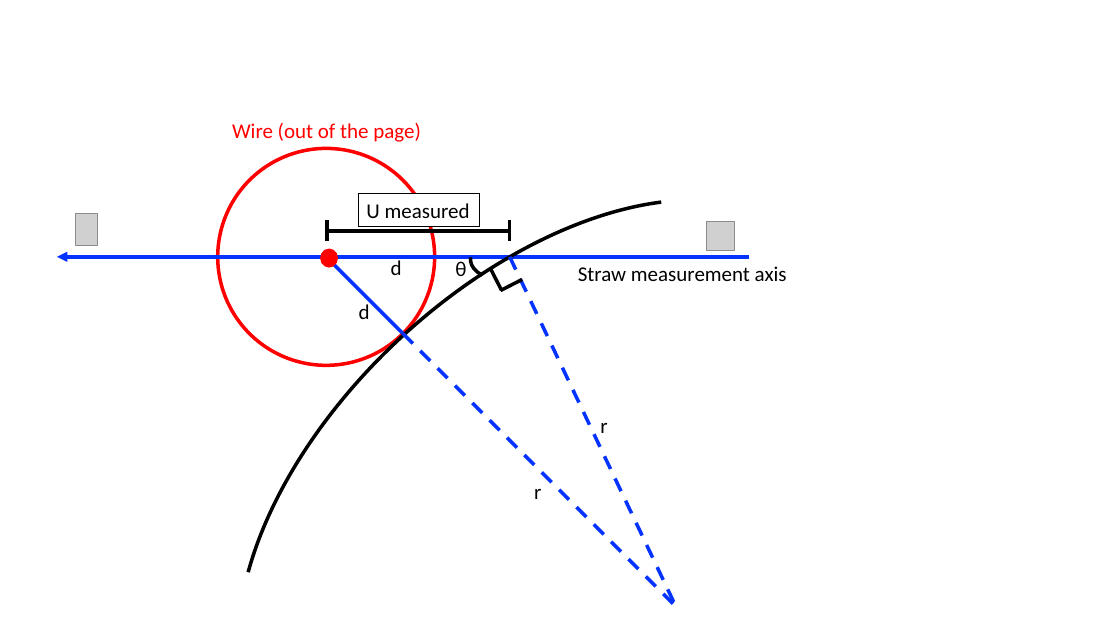
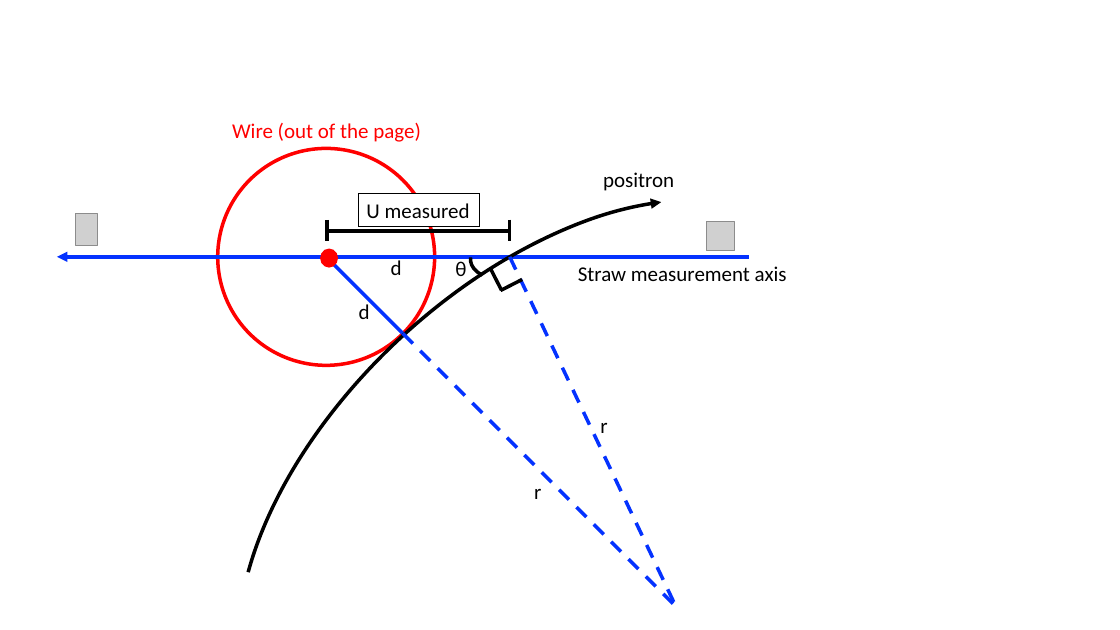
Before and after one commit to nkinnaird/Geane-Documentation, a slide deck: slide 5 of Images/CoordSys/CoordSys.pptx. Drawn at 1120x630 pixels with LibreOffice and Linux fonts; fonts in the diff are those of the drawing; grey boxes stand for pictures. Boxes give left, top, right and bottom in pixels: in the first picture for what was removed or moved away, otherwise in the second. Text is boxed around its words. In the diff, an @@ line names an element or a change of style, - is before the commit and + after.

```diff
--- a/Images/CoordSys/CoordSys.pptx
+++ b/Images/CoordSys/CoordSys.pptx
@@ text added at (x1=603, y1=172, x2=674, y2=191), 18 pt, text #000000 @@
+positron
```
Also in this commit, not shown: 7 other files.
